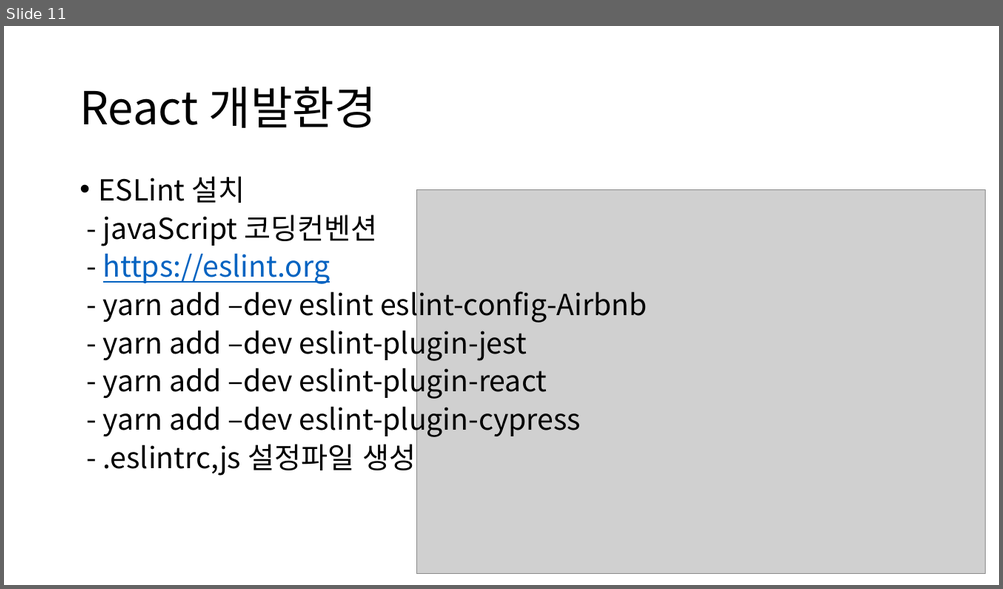
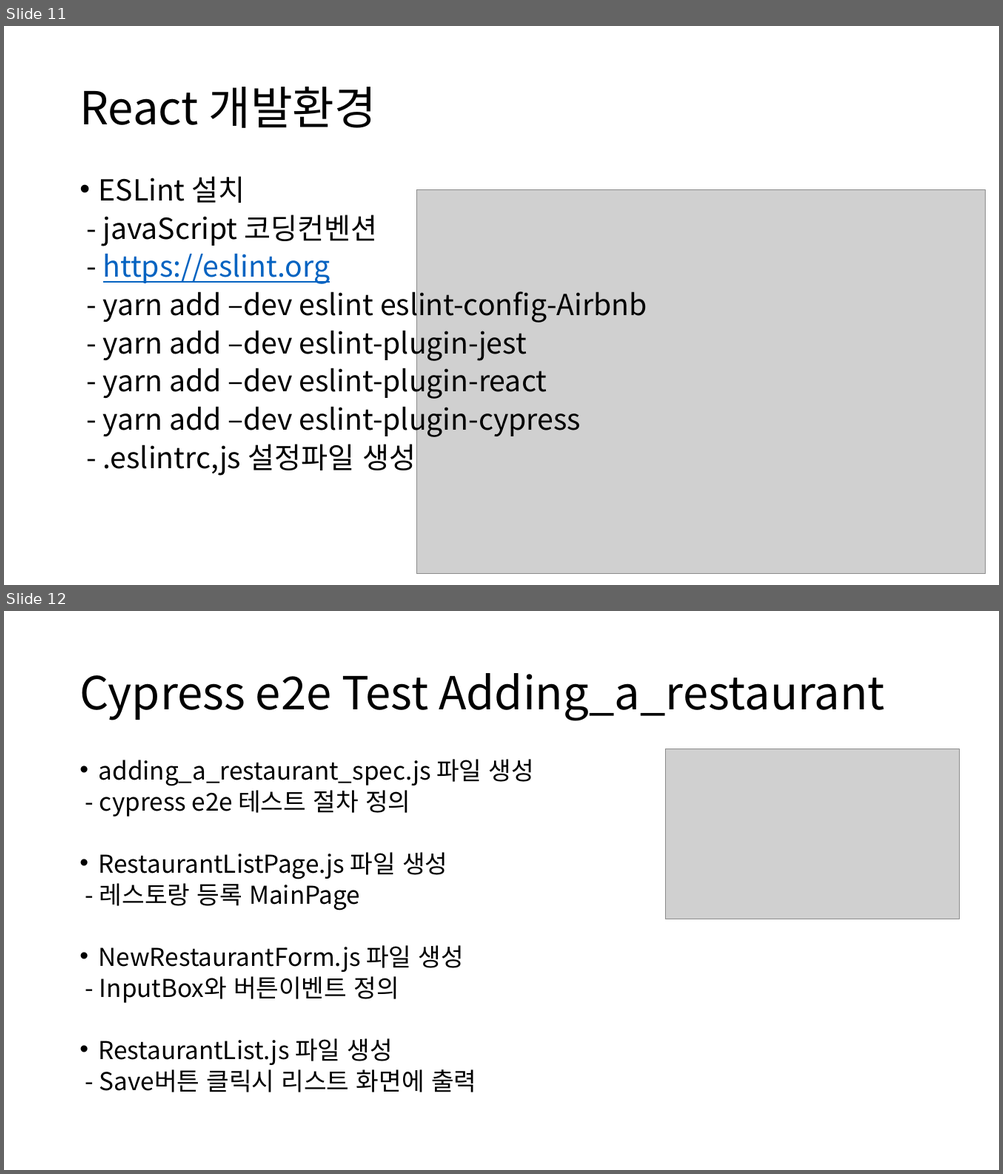
Before and after one commit to mtrl1514/ReactTDD, a slide deck: doc/ReactTDD_dev.pptx. Shown one above the other, each under a label of ours: slide 11 before the commit, slides 11 and 12 after it. The pictures are 1003x589 and 1003x1174 pixels, drawn with LibreOffice and Linux fonts; fonts in the diff are those of the drawing; grey boxes stand for pictures. Boxes give left, top, right and bottom in pixels: in the first picture for what was removed or moved away, otherwise in the second. Text is boxed around its words. In the diff, an @@ line names an element or a change of style, - is before the commit and + after.

Commit message:
add new restaurant react tdd

```diff
--- a/doc/ReactTDD_dev.pptx
+++ b/doc/ReactTDD_dev.pptx
@@ slide 12 added at bbox=[4, 611, 999, 1170], background #FFFFFF @@
@@ title added at bbox=[79, 673, 885, 721], 44 pt, text #000000 @@
+Cypress e2e Test Adding_a_restaurant
@@ text added at bbox=[99, 759, 534, 1093], 23.8 pt, text #000000 @@
+• adding_a_restaurant_spec.js 파일 생성
+- cypress e2e 테스트 절차 정의
+• RestaurantListPage.js 파일 생성
+- 레스토랑 등록 MainPage
+• NewRestaurantForm.js 파일 생성
+- InputBox와 버튼이벤트 정의
+• RestaurantList.js 파일 생성
+- Save버튼 클릭시 리스트 화면에 출력
@@ picture added at bbox=[665, 749, 959, 919] @@
```
Also in this commit, not shown: 8 other files.
